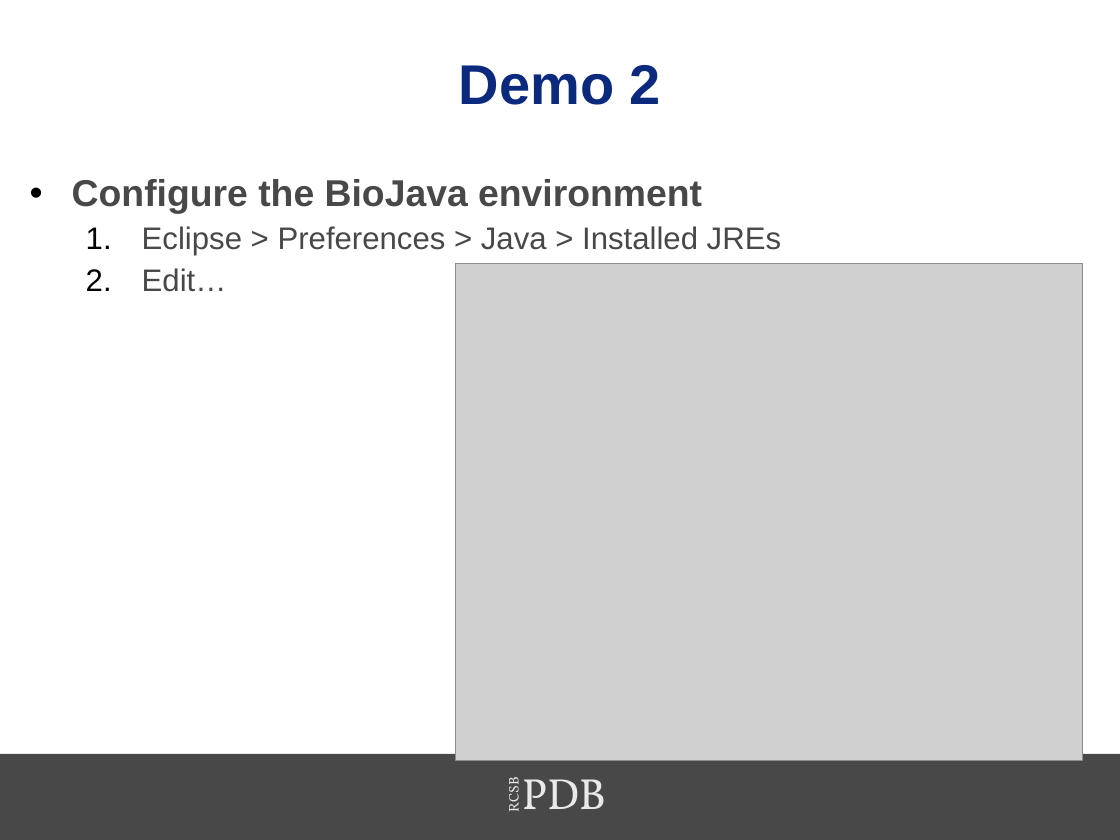
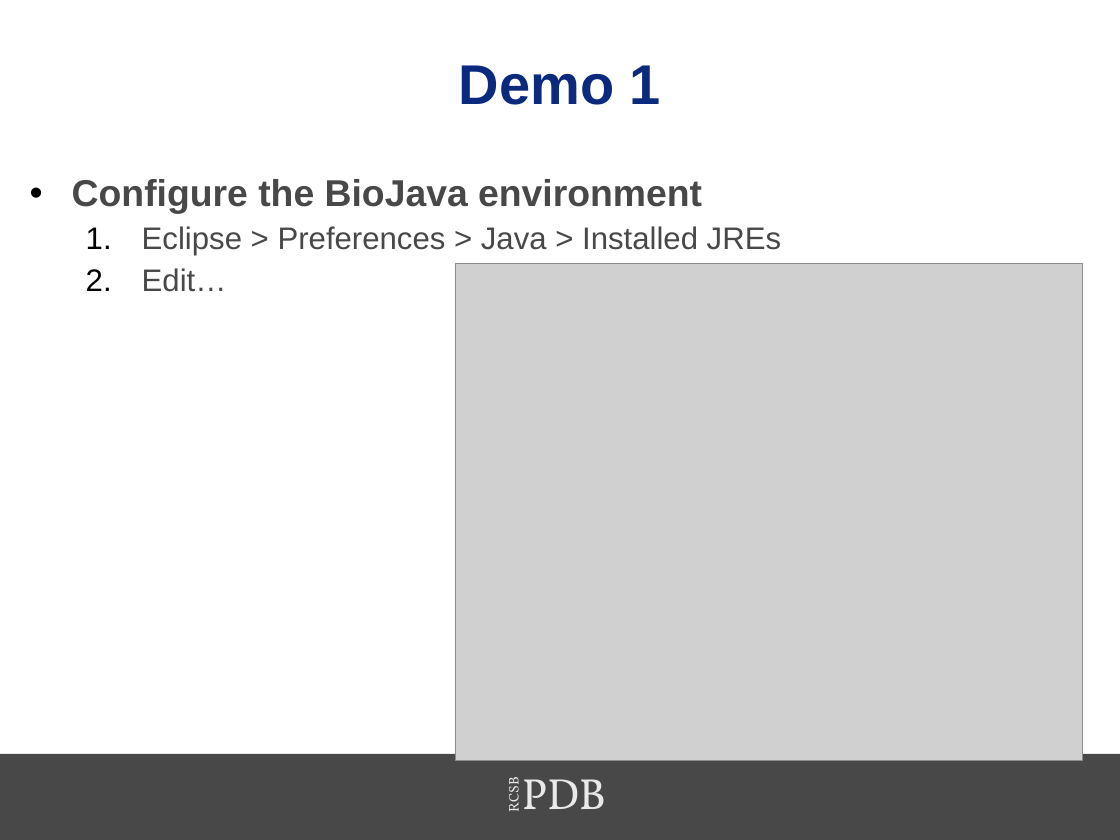
Before and after one commit to sbl-sdsc/mmtf-workshop-2017, a slide deck: slide 13 of 6-biojava/MMTF2017-BioJava.pptx (slide 12 before the commit). Drawn at 1120x840 pixels with LibreOffice and Linux fonts; fonts in the diff are those of the drawing; grey boxes stand for pictures; background and template pictures are left out. Boxes give left, top, right and bottom in pixels: in the first picture for what was removed or moved away, otherwise in the second. Text is boxed around its words. In the diff, an @@ line names an element or a change of style, - is before the commit and + after.

```diff
--- a/6-biojava/MMTF2017-BioJava.pptx
+++ b/6-biojava/MMTF2017-BioJava.pptx
@@ title at <box>459,65,661,105</box>: text changed @@
-Demo 2
+Demo 1
```
Also in this commit, not shown: 5 other slides changed, 2 slides added, 1 slide removed.
